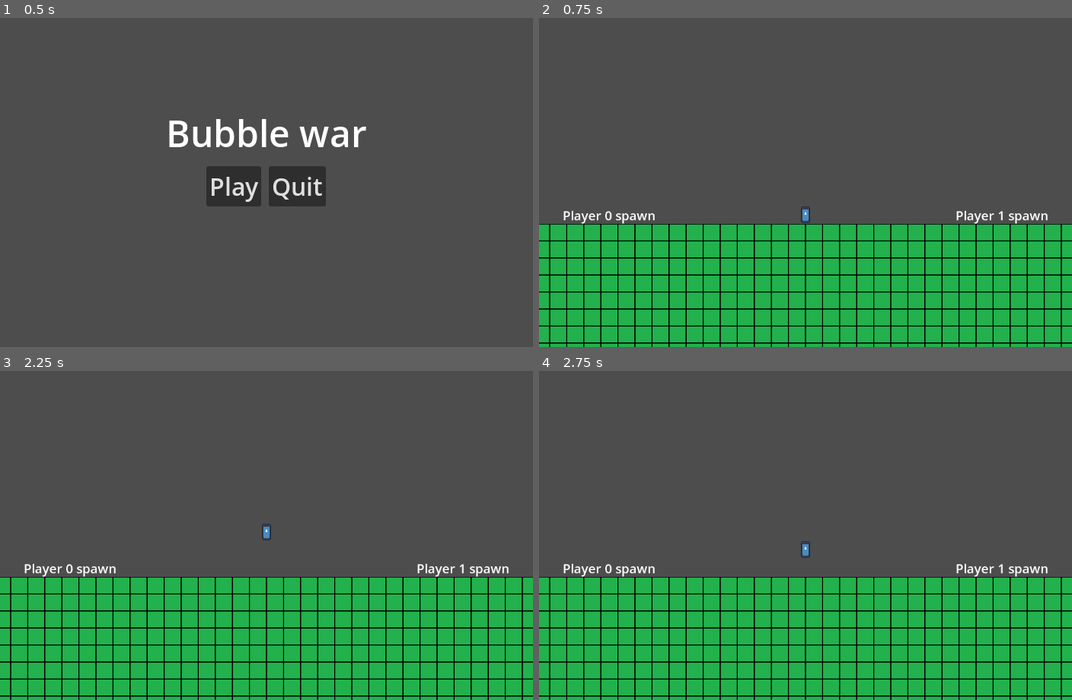
Above: before the commit, frames 1-4 (two rows, left to right).
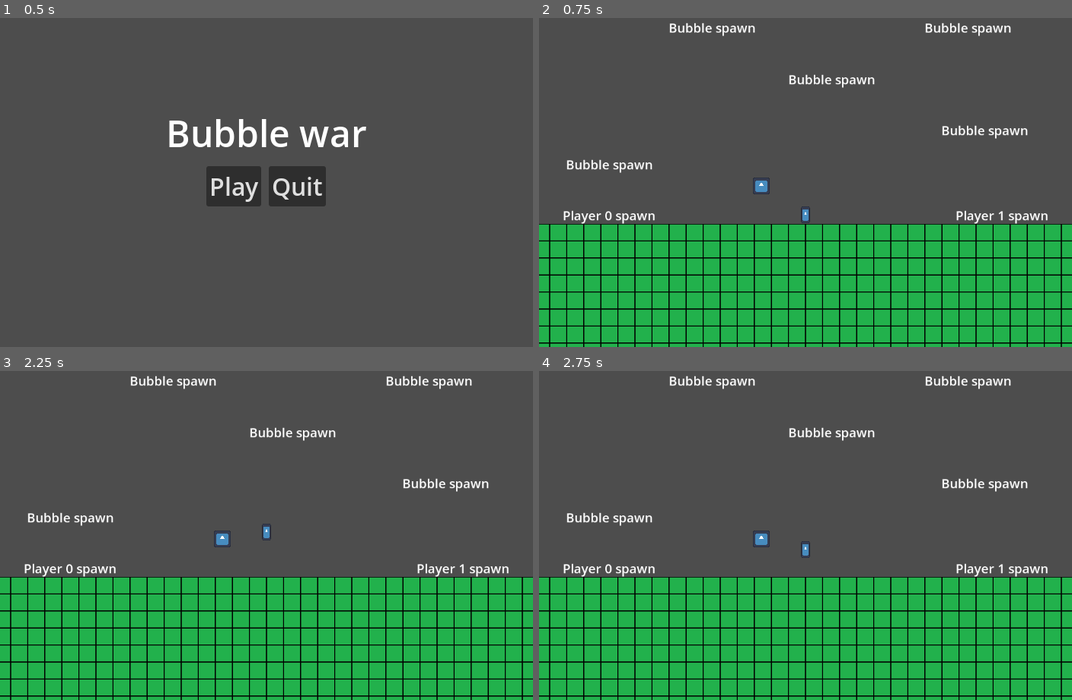
Above: after the commit, the same moments.

Repository: Frn1/GGJ-2025
Game: Godot game, scene res://scenes/main_menu.tscn
Same seed, same stepped clock (60 frames per second), same inputs: the game is played once before the commit and once after it. The engine's default icon, where the game draws it, is replaced by a stand-in: a white triangle on a blue panel in a dark square.
Inputs:
- Up to frame 1 (0.5 s): no input
- Up to frame 2 (0.75 s): click "Play" at 0.5 s
- Up to frame 3 (2.25 s): tap Enter at 1.25 s; tap Space at 2 s
- Up to frame 4 (2.75 s): no input

Frame 1 is identical in both runs. In frame 2, 1.3% of the frame differs, in the area x 5-92%, y 1-54%; in frame 3, 1.3%; in frame 4, 1.3%.

Commit message:
Add bubble collecting

Diff:
--- a/levels/test.tscn
+++ b/levels/test.tscn
@@ -1,14 +1,15 @@
-[gd_scene load_steps=4 format=4 uid="uid://c2rc3lo3fg0bh"]
+[gd_scene load_steps=5 format=4 uid="uid://c2rc3lo3fg0bh"]
 
 [ext_resource type="Script" path="res://levels/level.gd" id="1_2ay1g"]
 [ext_resource type="TileSet" uid="uid://bpkjmsw5j4eyn" path="res://tiles/meta.tres" id="2_8jw38"]
 [ext_resource type="TileSet" uid="uid://i0ffc16sq24f" path="res://tiles/debug.tres" id="2_a32s6"]
+[ext_resource type="PackedScene" uid="uid://d3ib8icj278rm" path="res://objects/bubble.tscn" id="4_hdbu4"]
 
 [node name="Level" type="Node2D"]
 script = ExtResource("1_2ay1g")
 
 [node name="Meta" type="TileMapLayer" parent="."]
-tile_map_data = PackedByteArray("AAD0////AAAAAAAAAQALAP//AAAAAAAAAgA=")
+tile_map_data = PackedByteArray("AAD0////AAAAAAAAAQALAP//AAAAAAAAAgD0//z/AQAAAAAAAQD6//T/AQAAAAAAAQABAPf/AQAAAAAAAQAJAPT/AQAAAAAAAQAKAPr/AQAAAAAAAQA=")
 tile_set = ExtResource("2_8jw38")
 
 [node name="Terrain" type="TileMapLayer" parent="."]
@@ -20,3 +21,6 @@
 zoom = Vector2(0.7, 0.7)
 drag_horizontal_enabled = true
 editor_draw_limits = true
+
+[node name="Bubble" parent="." instance=ExtResource("4_hdbu4")]
+position = Vector2(-83, -72)
--- a/objects/bubble.gd
+++ b/objects/bubble.gd
@@ -1,4 +1,6 @@
 extends Area2D
 
-func _on_area_entered(area: Area2D) -> void:
-	print("Colision con ", area.get_overlapping_bodies()[0])
+func _on_body_entered(body: Node2D) -> void:
+	if body is Player:
+		body.score += 1
+		queue_free()
--- a/objects/bubble.tscn
+++ b/objects/bubble.tscn
@@ -6,14 +6,60 @@
 [sub_resource type="CircleShape2D" id="CircleShape2D_rmgwc"]
 radius = 16.0
 
+[sub_resource type="Animation" id="Animation_vf3uy"]
+resource_name = "idle"
+length = 4.0
+loop_mode = 1
+tracks/0/type = "value"
+tracks/0/imported = false
+tracks/0/enabled = true
+tracks/0/path = NodePath("Sprite2D:scale")
+tracks/0/interp = 2
+tracks/0/loop_wrap = true
+tracks/0/keys = {
+"times": PackedFloat32Array(0, 2),
+"transitions": PackedFloat32Array(1, 1),
+"update": 0,
+"values": [Vector2(0.25, 0.25), Vector2(0.225, 0.225)]
+}
+
+[sub_resource type="Animation" id="Animation_77kys"]
+length = 0.001
+tracks/0/type = "value"
+tracks/0/imported = false
+tracks/0/enabled = true
+tracks/0/path = NodePath("Sprite2D:scale")
+tracks/0/interp = 1
+tracks/0/loop_wrap = true
+tracks/0/keys = {
+"times": PackedFloat32Array(0),
+"transitions": PackedFloat32Array(1),
+"update": 0,
+"values": [Vector2(0.25, 0.25)]
+}
+
+[sub_resource type="AnimationLibrary" id="AnimationLibrary_c5ked"]
+_data = {
+"RESET": SubResource("Animation_77kys"),
+"idle": SubResource("Animation_vf3uy")
+}
+
 [node name="Bubble" type="Area2D"]
 script = ExtResource("1_5283d")
-
-[node name="CollisionShape2D" type="CollisionShape2D" parent="."]
-shape = SubResource("CircleShape2D_rmgwc")
 
 [node name="Sprite2D" type="Sprite2D" parent="."]
 scale = Vector2(0.25, 0.25)
 texture = ExtResource("2_ext5l")
 
+[node name="CollisionShape2D" type="CollisionShape2D" parent="."]
+shape = SubResource("CircleShape2D_rmgwc")
+
+[node name="AnimationPlayer" type="AnimationPlayer" parent="."]
+libraries = {
+"": SubResource("AnimationLibrary_c5ked")
+}
+playback_auto_capture_transition_type = 2
+playback_auto_capture_ease_type = 2
+
 [connection signal="area_entered" from="." to="." method="_on_area_entered"]
+[connection signal="body_entered" from="." to="." method="_on_body_entered"]
--- a/objects/player.gd
+++ b/objects/player.gd
@@ -1,9 +1,13 @@
+class_name Player
+
 extends CharacterBody2D
 
 @export_range(0, 1) var player = 0
 
 @export var speed = 300.0
 @export var jump_velocity = 400.0
+
+@export var score: int = 0
 
 func _physics_process(delta: float) -> void:
 	if not is_on_floor():
--- a/tiles/meta.tres
+++ b/tiles/meta.tres
@@ -7,13 +7,16 @@
 [sub_resource type="TileSetScenesCollectionSource" id="TileSetScenesCollectionSource_ioqjw"]
 resource_name = "Player spawns"
 scenes/1/scene = ExtResource("1_22271")
+scenes/1/display_placeholder = ExtResource("1_22271")
 scenes/2/scene = ExtResource("2_3ywmu")
+scenes/2/display_placeholder = ExtResource("2_3ywmu")
 
 [sub_resource type="TileSetScenesCollectionSource" id="TileSetScenesCollectionSource_0hbp7"]
 resource_name = "Bubbles"
 scenes/1/scene = ExtResource("3_f7ltl")
+scenes/1/display_placeholder = ExtResource("3_f7ltl")
 
 [resource]
 tile_size = Vector2i(32, 32)
 sources/0 = SubResource("TileSetScenesCollectionSource_ioqjw")
-sources/2 = SubResource("TileSetScenesCollectionSource_0hbp7")
+sources/1 = SubResource("TileSetScenesCollectionSource_0hbp7")
Not shown: 1 places in objects/bubble.tscn that only renumber resources
